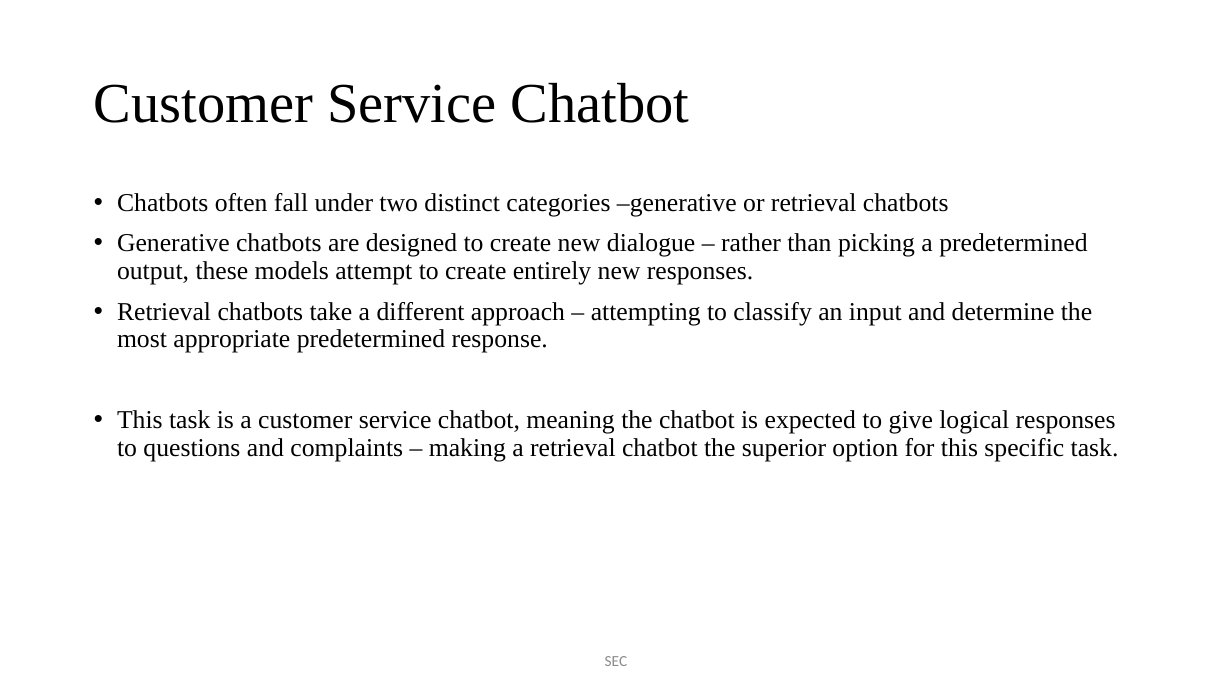
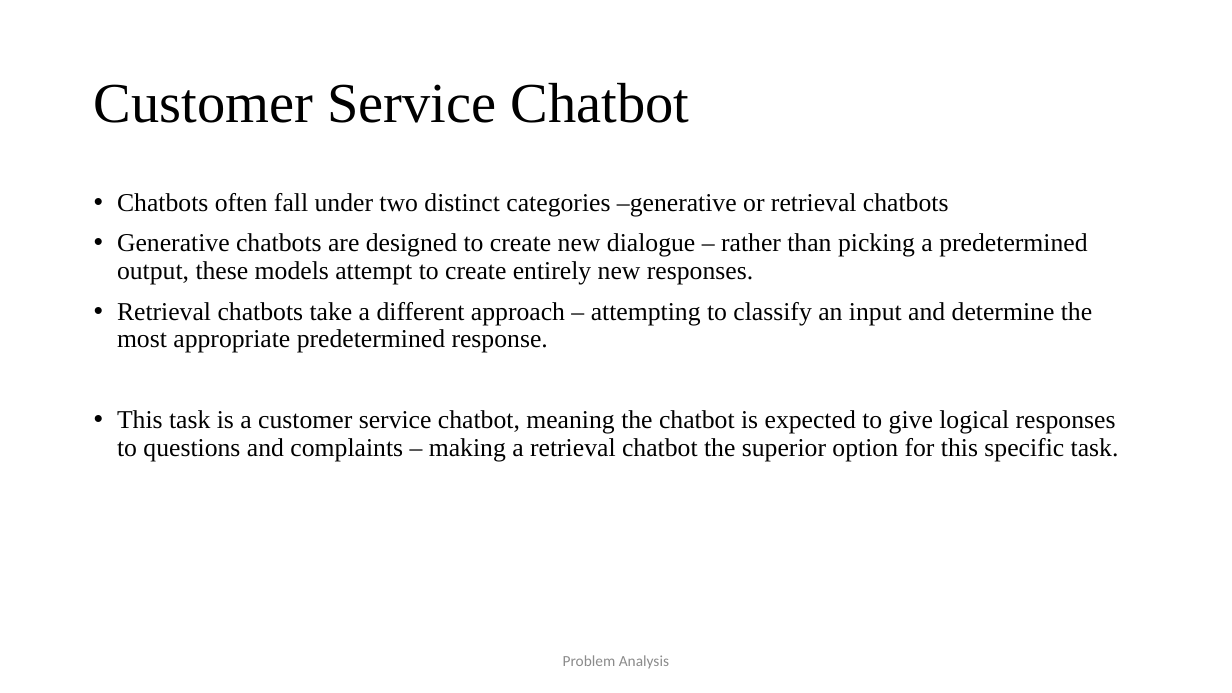
Before and after one commit to JaVonox/AIChatbot, a slide deck: slide 3 of Documentation/100505349.pptx. Drawn at 1232x693 pixels with LibreOffice and Linux fonts; fonts in the diff are those of the drawing. Boxes give left, top, right and bottom in pixels: in the first picture for what was removed or moved away, otherwise in the second. Text is boxed around its words. In the diff, an @@ line names an element or a change of style, - is before the commit and + after.

```diff
--- a/Documentation/100505349.pptx
+++ b/Documentation/100505349.pptx
@@ text at (x1=563, y1=655, x2=669, y2=669): text changed @@
-SEC
+Problem Analysis
```
Also in this commit, not shown: 13 other slides changed, 3 slides added, 2 other files.
